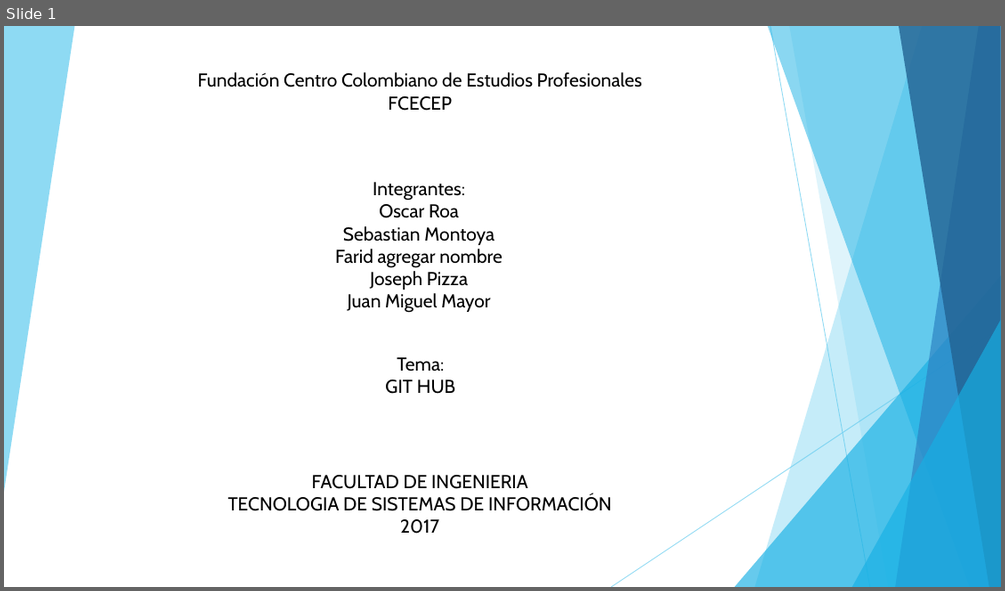
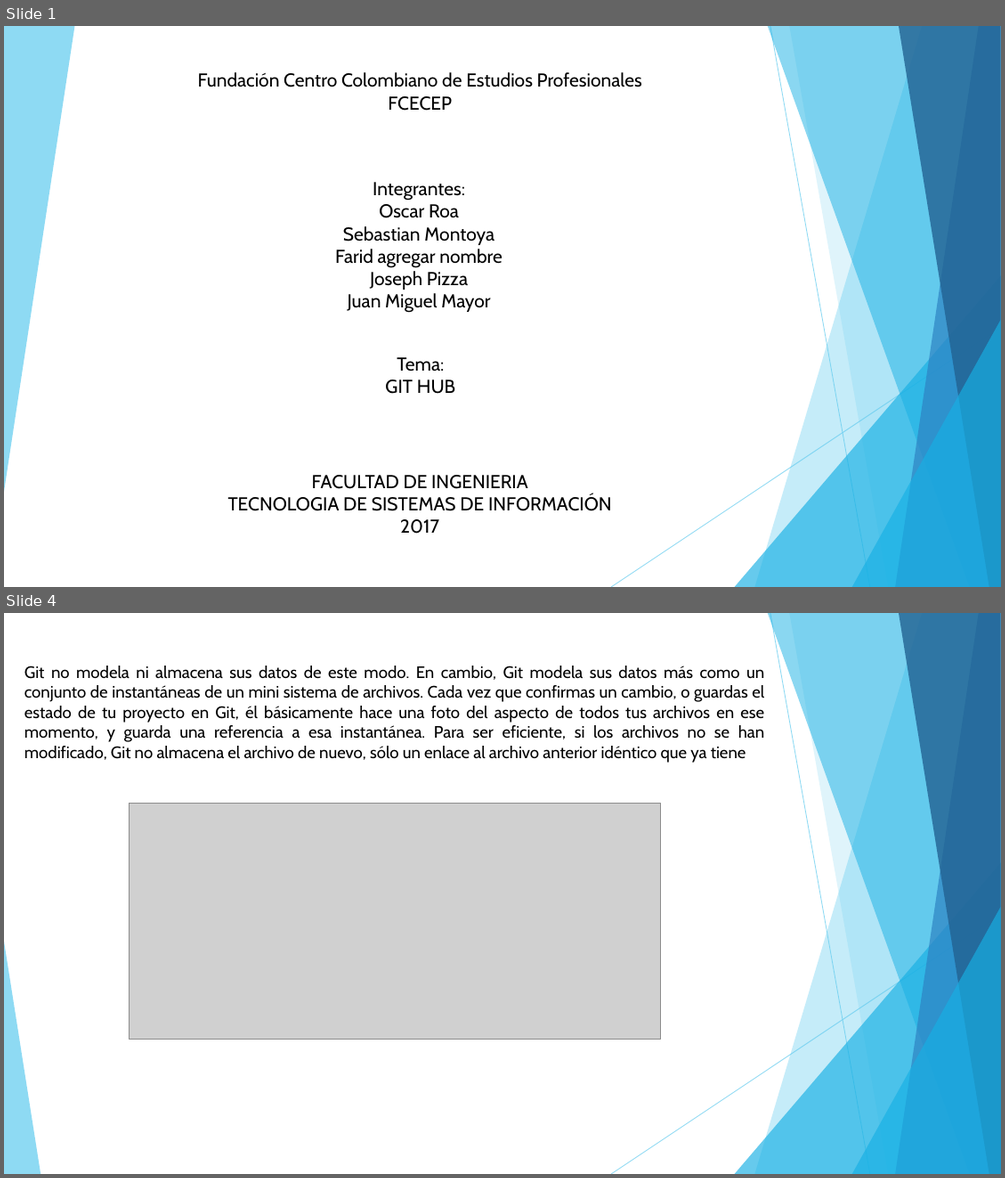
Before and after one commit to JosephDeveloper/Proyecto, a slide deck: Informes Y Presentaciones/Presentacion git.pptx. Shown one above the other, each under a label of ours: slide 1 before the commit, slides 1 and 4 after it; the slides between them are not shown. The pictures are 1005x591 and 1005x1178 pixels, drawn with LibreOffice and Linux fonts; fonts in the diff are those of the drawing; grey boxes stand for pictures. Boxes give left, top, right and bottom in pixels: in the first picture for what was removed or moved away, otherwise in the second. Text is boxed around its words. In the diff, an @@ line names an element or a change of style, - is before the commit and + after.

```diff
--- a/Informes Y Presentaciones/Presentacion git.pptx
+++ b/Informes Y Presentaciones/Presentacion git.pptx
@@ slide 4 added at [4, 613, 1001, 1174], background #FFFFFF; not listed: 9 template elements that a slide beside it also shows @@
@@ text added at [24, 666, 764, 763], 16 pt, text #000000 @@
+Git no modela ni almacena sus datos de este modo. En cambio, Git modela sus datos más como un conjunto de instantáneas de un mini sistema de archivos. Cada vez que confirmas un cambio, o guardas el estado de tu proyecto en Git, él básicamente hace una foto del aspecto de todos tus archivos en ese momento, y guarda una referencia a esa instantánea. Para ser eficiente, si los archivos no se han modificado, Git no almacena el archivo de nuevo, sólo un enlace al archivo anterior idéntico que ya tiene
@@ picture added at [129, 803, 661, 1040] @@
@@ triangle added at [4, 941, 40, 1174], fill #5FCBEF at 70% opacity @@
```
Also in this commit, not shown: 2 other slides added, 1 slide removed.
